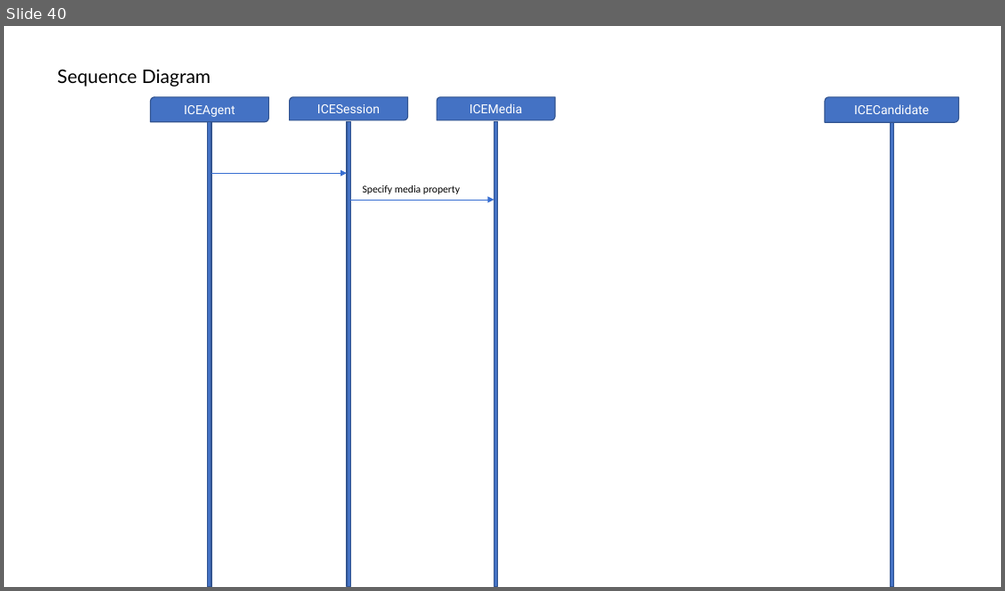
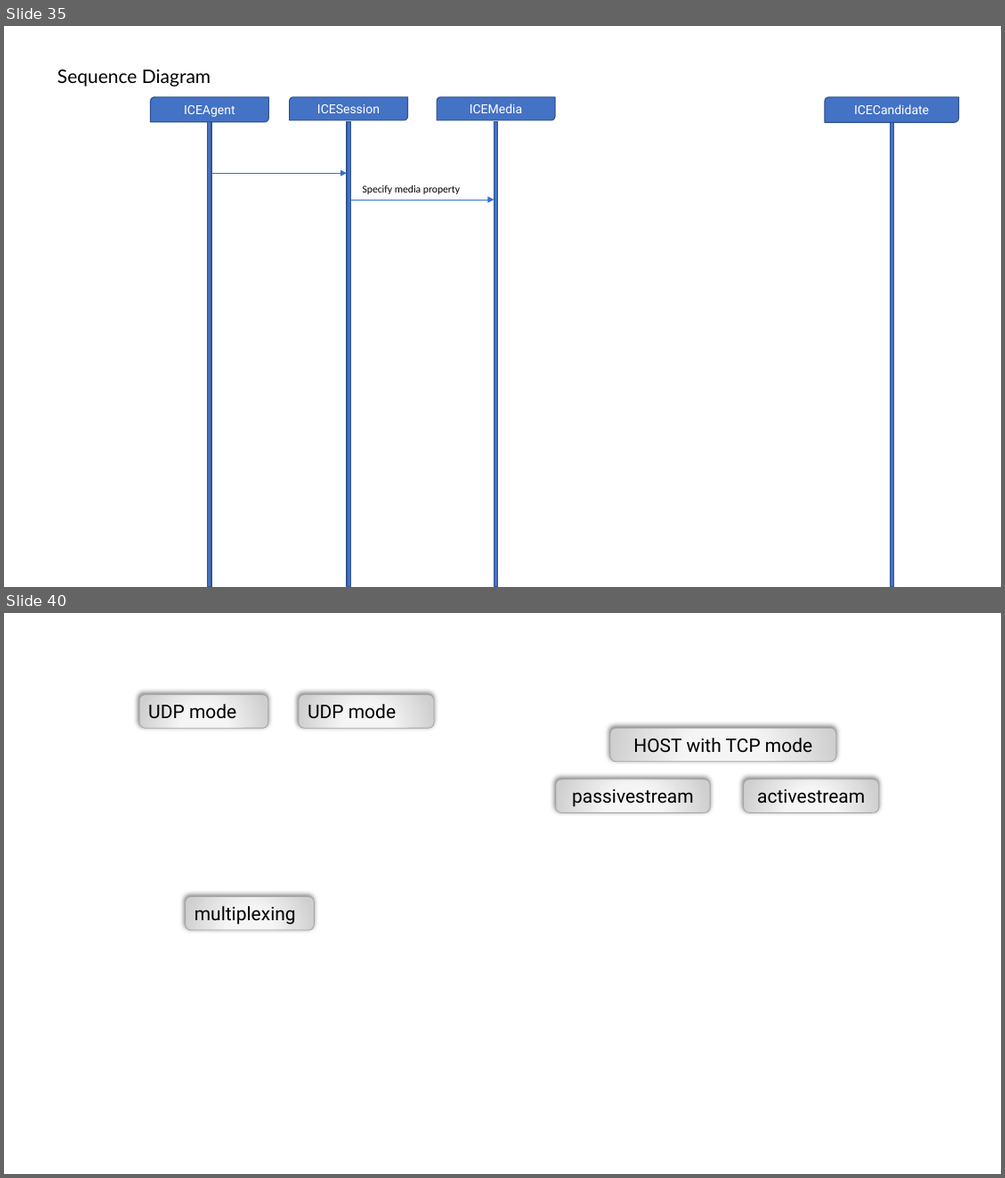
Before and after one commit to httpmail/ice, a slide deck: docs.pptx. Shown one above the other, each under a label of ours: slide 40 before the commit, slides 35 and 40 after it; the slides between them are not shown. The pictures are 1005x591 and 1005x1178 pixels, drawn with LibreOffice and Linux fonts; fonts in the diff are those of the drawing. Boxes give left, top, right and bottom in pixels: in the first picture for what was removed or moved away, otherwise in the second. Text is boxed around its words. In the diff, an @@ line names an element or a change of style, - is before the commit and + after.

```diff
--- a/docs.pptx
+++ b/docs.pptx
@@ slide 40 added at [4, 613, 1001, 1174], background #FFFFFF @@
@@ rounded rectangle added at [139, 695, 268, 728], fill gradient #F8F8F8 to #F5F5F5 to #CFCFCF, outline #A5A5A5 0.75 pt, 18 pt, text #000000 @@
+UDP mode
@@ rounded rectangle added at [299, 695, 434, 728], fill gradient #F8F8F8 to #F5F5F5 to #CFCFCF, outline #A5A5A5 0.75 pt, 18 pt, text #000000 @@
+UDP mode
@@ rounded rectangle added at [610, 728, 836, 762], fill gradient #F8F8F8 to #F5F5F5 to #CFCFCF, outline #A5A5A5 0.75 pt, 18 pt, text #000000 @@
+HOST with TCP mode
@@ rounded rectangle added at [556, 779, 710, 812], fill gradient #F8F8F8 to #F5F5F5 to #CFCFCF, outline #A5A5A5 0.75 pt, 18 pt, text #000000 @@
+passivestream
@@ rounded rectangle added at [744, 779, 879, 812], fill gradient #F8F8F8 to #F5F5F5 to #CFCFCF, outline #A5A5A5 0.75 pt, 18 pt, text #000000 @@
+activestream
@@ rounded rectangle added at [186, 896, 315, 930], fill gradient #F8F8F8 to #F5F5F5 to #CFCFCF, outline #A5A5A5 0.75 pt, 18 pt, text #000000 @@
+multiplexing
@@ what was slide 40 is now slide 35 @@
```
Also in this commit, not shown: 2 slides changed, 6 other slides added, 6 slides removed, 34 other files.
